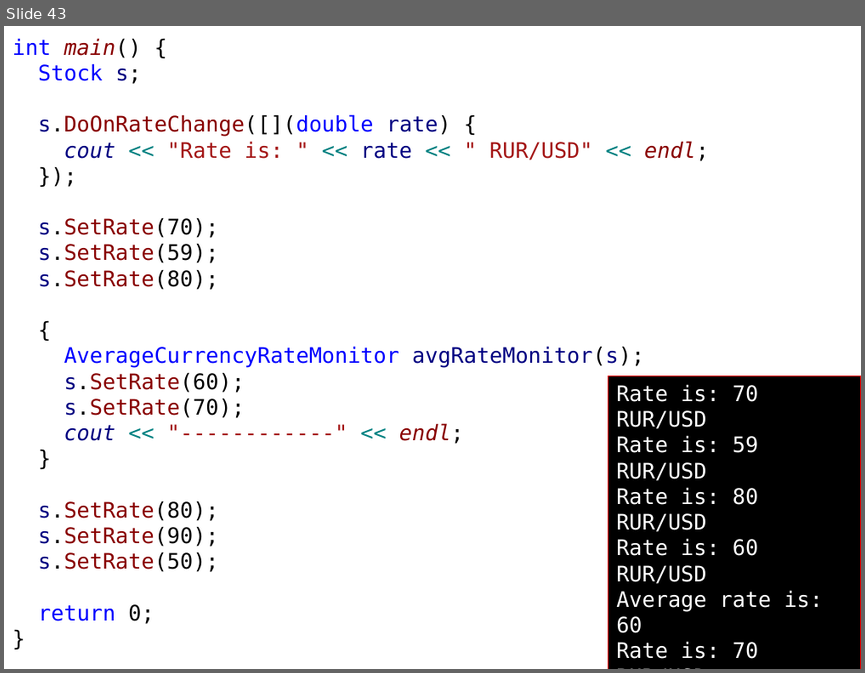
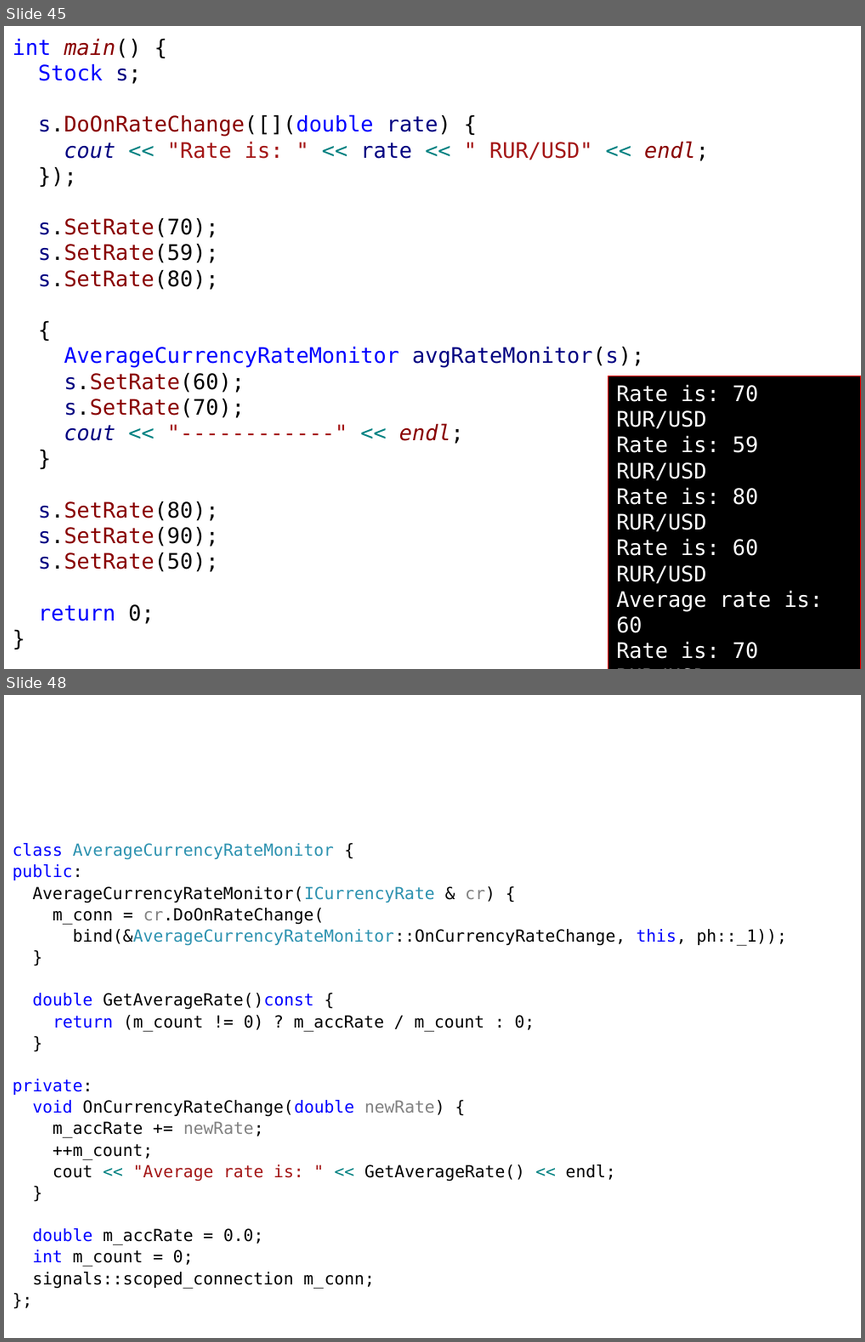
Before and after one commit to alexey-malov/ood, a slide deck: lectures/02.observer/observer.pptx. Shown one above the other, each under a label of ours: slide 43 before the commit, slides 45 and 48 after it; the slides between them are not shown. The pictures are 865x673 and 865x1342 pixels, drawn with LibreOffice and Linux fonts; fonts in the diff are those of the drawing. Boxes give left, top, right and bottom in pixels: in the first picture for what was removed or moved away, otherwise in the second. Text is boxed around its words. In the diff, an @@ line names an element or a change of style, - is before the commit and + after.

```diff
--- a/lectures/02.observer/observer.pptx
+++ b/lectures/02.observer/observer.pptx
@@ slide 48 added at bbox=[4, 695, 861, 1338], background #FFFFFF @@
@@ text added at bbox=[12, 843, 787, 1288], 14 pt, text #000000 @@
+class AverageCurrencyRateMonitor {
+public:
+AverageCurrencyRateMonitor(ICurrencyRate & cr) {
+m_conn = cr.DoOnRateChange(
+bind(&AverageCurrencyRateMonitor::OnCurrencyRateChange, this, ph::_1));
+}
+double GetAverageRate()const {
+return (m_count != 0) ? m_accRate / m_count : 0;
+}
+private:
+void OnCurrencyRateChange(double newRate) {
+m_accRate += newRate;
+++m_count;
+cout << "Average rate is: " << GetAverageRate() << endl;
+}
+double m_accRate = 0.0;
+int m_count = 0;
+signals::scoped_connection m_conn;
+};
@@ what was slide 43 is now slide 45 @@
```
Also in this commit, not shown: 2 slides changed, 5 other slides added, 4 other files.
